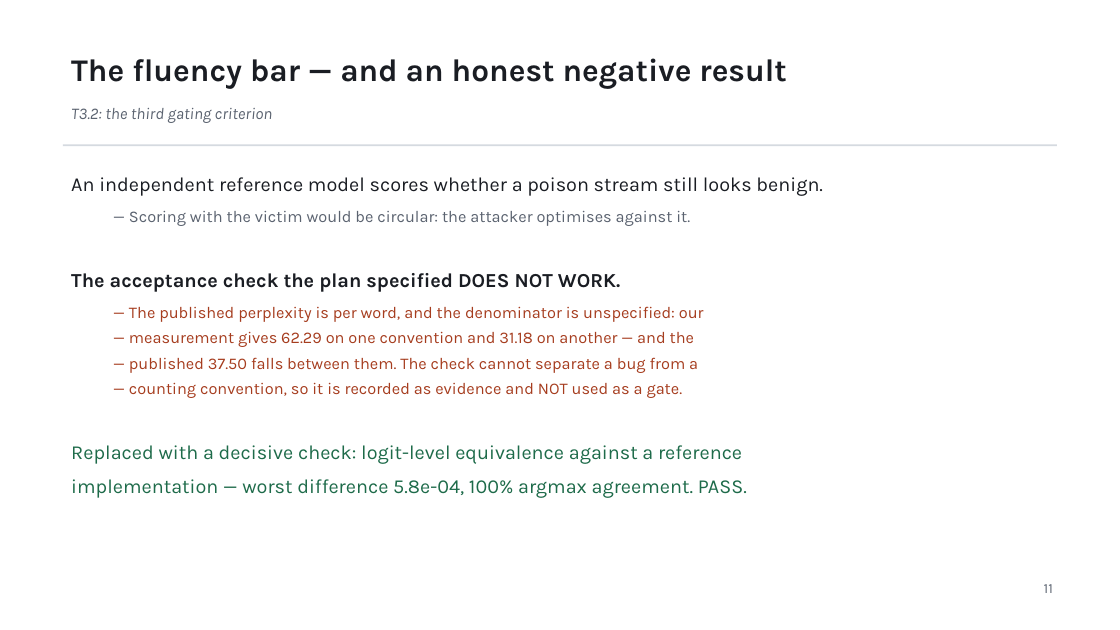
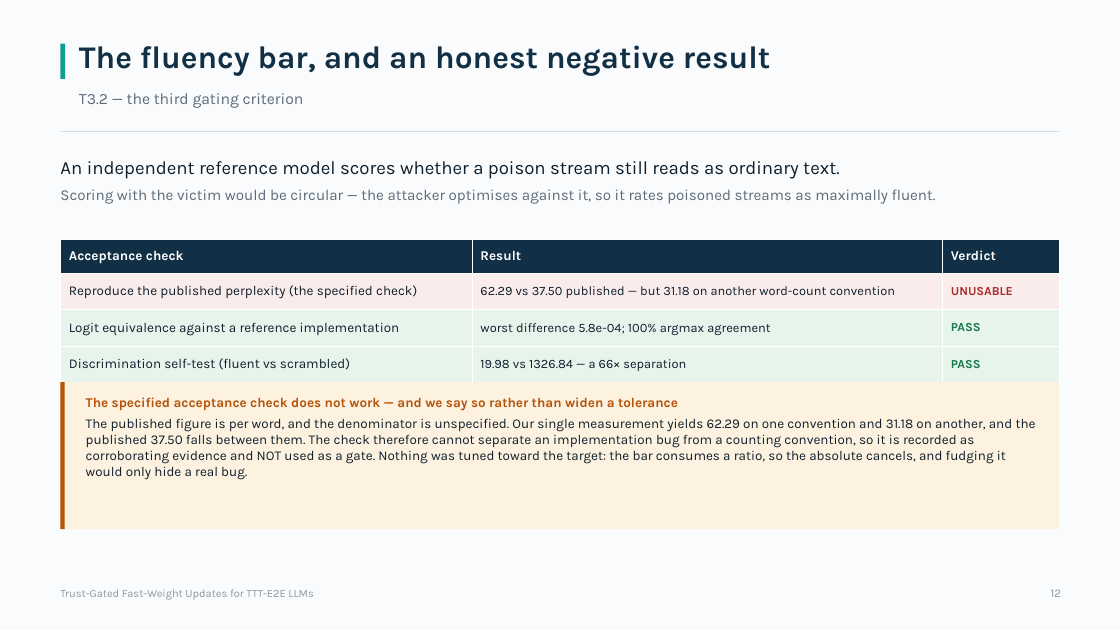
Before and after one commit to Deep-Learning-130/Trust-Gated-Fast-Weight-Updates-for-TTT-E2E-LLMs, a slide deck: slide 12 of docs/review/TrustGate_Review_2026-08-27.pptx (slide 13 before the commit). Drawn at 1120x630 pixels with LibreOffice and Linux fonts; fonts in the diff are those of the drawing. Boxes give left, top, right and bottom in pixels: in the first picture for what was removed or moved away, otherwise in the second. Text is boxed around its words. In the diff, an @@ line names an element or a change of style, - is before the commit and + after.

```diff
--- a/docs/review/TrustGate_Review_2026-08-27.pptx
+++ b/docs/review/TrustGate_Review_2026-08-27.pptx
@@ rectangle added at [0,0,1120,630], fill #FAFBFC @@
@@ rectangle added at [60,44,66,79], fill #0E9F94 @@
@@ text at [79,45,770,76]: text changed; text colour #1A1D23 to #123045 @@
-The fluency bar — and an honest negative result
+The fluency bar, and an honest negative result
@@ text at [79,93,304,108]: text changed; size 14 to 13.5 pt; text colour #5B6370 to #5C6B78; italic off @@
-T3.2: the third gating criterion
+T3.2 — the third gating criterion
@@ rectangle: place and size @@
-rectangle at [63,145,1057,146]
+rectangle at [60,131,1060,132]
@@ rectangle at [60,131,1060,132]: fill #D5DAE0 to #D8DFE4 @@
@@ text added at [60,161,936,204], 13 pt, text #5C6B78 @@
+An independent reference model scores whether a poison stream still reads as ordinary text.
+Scoring with the victim would be circular — the attacker optimises against it, so it rates poisoned streams as maximally fluent.
@@ table added at [60,239,1060,383], 4 rows, 3 columns @@
+Acceptance check | Result | Verdict
+Reproduce the published perplexity (the specified check) | 62.29 vs 37.50 published — but 31.18 on another word-count convention | UNUSABLE
+Logit equivalence against a reference implementation | worst difference 5.8e-04; 100% argmax agreement | PASS
+Discrimination self-test (fluent vs scrambled) | 19.98 vs 1326.84 — a 66× separation | PASS
@@ rectangle added at [60,382,1060,529], fill #FDF1DF @@
@@ rectangle added at [60,382,65,529], fill #B45309 @@
@@ text at [86,397,1036,480]: text changed; size 14 to 11.5 pt; text colour #A63D1F to #0D1F2D @@
-An independent reference model scores whether a poison stream still looks benign.
-  — Scoring with the victim would be circular: the attacker optimises against it.
-The acceptance check the plan specified DOES NOT WORK.
-  — The published perplexity is per word, and the denominator is unspecified: our
-  — measurement gives 62.29 on one convention and 31.18 on another — and the
-  — published 37.50 falls between them. The check cannot separate a bug from a
-  — counting convention, so it is recorded as evidence and NOT used as a gate.
-Replaced with a decisive check: logit-level equivalence against a reference
-implementation — worst difference 5.8e-04, 100% argmax agreement. PASS.
+The specified acceptance check does not work — and we say so rather than widen a tolerance
+The published figure is per word, and the denominator is unspecified. Our single measurement yields 62.29 on one convention and 31.18 on another, and the published 37.50 falls between them. The check therefore cannot separate an implementation bug from a counting convention, so it is recorded as corroborating evidence and NOT used as a gate. Nothing was tuned toward the target: the bar consumes a ratio, so the absolute cancels, and fudging it would only hide a real bug.
@@ text added at [60,589,313,600], 9.5 pt, text #8A97A2 @@
+Trust-Gated Fast-Weight Updates for TTT-E2E LLMs
@@ text removed at [1044,584,1053,593] @@
-11
@@ text added at [1051,589,1062,597], 10 pt, text #8A97A2 @@
+12
```
Also in this commit, not shown: 9 other slides changed, 8 slides added, 10 slides removed, 1 other file.
